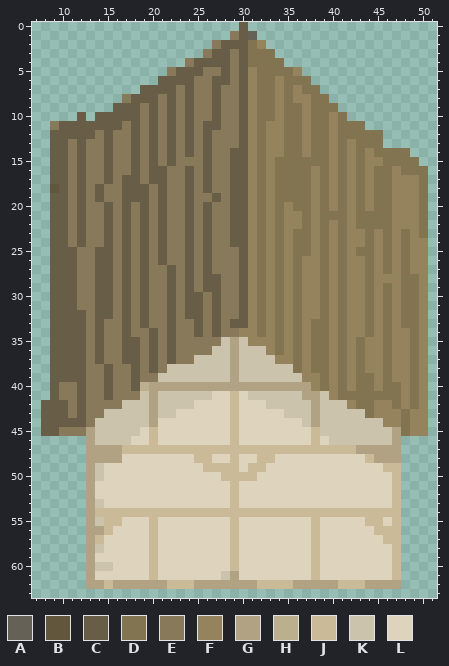
Sprite sheet: RTSJam/RTSJamContent/build/university0.png. This is how it looked before the edit.
The file is 60x65 pixels. Colours within 5 levels of each other are drawn and written as one. Shown: x 7..51, y 0..63.
Palette (. is transparent): A #666156  B #62563c  C #685e47  D #827351  E #877959  F #94835c  G #b0a283  H #bcaf8e  J #caba98  K #ccc3ad  L #ded4bd
Pixels before, first column x 8:
 0 ......................C....................
 1 .....................ECA...................
 2 ...................ECCCDF..................
 3 ..................ECCECDDD.................
 4 ................ECCCCECDDDD................
 5 ..............ECCCEECECFDDDDF..............
 6 .............CCCCEECCECFDDFDDD.............
 7 ...........CCCCECEECEECFDDFDFDD............
 8 .........ECCCECECEECEECFDDFDFFDD...........
 9 ........CCCECECECEECEECFDDFDDFDDD..........
10 ....C.CCCCCECECECEECEECFDDFDDFDDFD.........
11 .ECCCCCCCECECECECECCEECFDFFDDFDDFDDD.......
12 .CCCCCECEECECECECECEEECFDFFDDFDDFDDDDD.....
13 .CCECEECEECECECECECEEECFDFFDDFDDFDFDDD.....
14 .CCECEECEECECECECECEECCFDFFDDFDDFDFDFDDDD..
15 .CCECEECEECECECEEECEECCFDFDDDDDDFDFDFFDDDD.
16 .CCECEECEECECCEECECEECCFDFDDDDFDFDFDFDDFDDD
17 .CCECEECECCECCEECECEECCFDFDDDDFDFDFDFDDFFFD
18 .BCECECEECCCECEECECEECCFDFDDDDFDFDFDFDDFFFD
19 .CCECECEECCCECEECEECECCFDFDDDDFDFDFDFDDFFFD
20 .CCECEECECECECEECECEECCFDFDFDDFDFDFDFDDFFFD
21 .CCECEECECECECEECECEECCFDFDFFDFDDDFDDDDFFFD
22 .CCECEECECECECEECECEECCFDFDFFDFDFDFDDDDFFFD
23 .CCECEECECECECEECECEECCFDFDFDDFDFDFFDFDFDFD
24 .CCECEECECECECEECECEECCFDFDFDDFDFDFFDFDFDFF
25 .CCCEECCECECECEECECEEECFDFDFDDFDFDFDDFDFDFF
26 .CCCEECCECECECEECECEEECFDFDFDFFDFDFFDFDFDFF
27 .CCCEECCECECEECECECEEECFDFDFDFFDFDFFDFDFDFF
28 .CCCEECCECECEECECECCEECFDFDFDFFDFDFFDFFFDDF
29 .CCCEECCECECEECECECCEECFDFDFDFFDFDFFDFDFDDF
30 .CCCEECCECECEECECCECEECFDFDFDFFDFDFFDFDFDDF
31 .CCCEECCECECEECECCECEECFDFDFDFFDFDFFDFDFDDF
32 .CCCCECCECECEECECCECEECFDFDFDFFDFDFFDFDFDDF
33 .CCCCECEECECEECEECECECCFDFDFDFDDFDFFDFDFDDF
34 .CCCCECEECEECECEECECEEFFDFDFDFDDFDFFDFDFFDF
35 .CCCCECEECCECECEEEEEKGKFFFDFDFDDFDFDFFDFFDF
36 .CCCCECEECCECECEEEEKKGKKKFDFDFDDFDFDFFDFFDF
37 .CCCCECEECCECECEEKKKKGKKKKFFDFDDFDFDFFDFFDF
38 .CCCCEECEECECEKKKKKKKGKKKKKKDFDDFDFDFFDFFDF
39 .CCCCEECEECEEKKKKKKKKGKKKKKKKFFDFDFDDFDFFDF
40 .CEECEECEECHGGGGGGGGGGGGGGGGGGFDFDFDDFDDFDF
41 .CEECEECEEEKGKKKKKKLLJLKKKKKKGGKFDDDDDDDFDF
42 CCCECEEEEKKKGKKKKLLLLJLLLKKKKKGKKKFDDFFDFDF
43 CCCECEEKKKKKGKKLLLLLLJLLLLLKKKGKKKKKDFFFDFF
44 CCCCCEKKKKKKGLLLLLLLLJLLLLLLLKGKKKKKKKFFDFF
45 CCEEEGKKKKKLJLLLLLLLLJLLLLLLLLJKKKKKKKKGDFF
46 .....GKKKKLLJLLLLLLLLJLLLLLLLLJLKKKKKKKG...
47 .....GGGGJJJJJJJJJJJJJJJJJJJJJJJJJJGGGGG...
48 .....GGGGLLLLLLLLJJLLJLLJJLLLLLLLLLLJGGG...
49 .....GKLLLLLLLLLLLJJJJLJJLLLLLLLLLLLLLJJ...
50 .....GKLLLLLLLLLLLLLJJJJLLLLLLLLLLLLLLLJ...
51 .....GLLLLLLLLLLLLLLLJLLLLLLLLLLLLLLLLLJ...
52 .....GLLLLLLLLLLLLLLLJLLLLLLLLLLLLLLLLLJ...
53 .....GKLLLLLLLLLLLLLLJLLLLLLLLLLLLLLLLLJ...
54 .....GJJJJJJJJJJJJJJJJJJJJJJJJJJJJJJJJJJ...
55 .....GKJJLLLJLLLLLLLLJLLLLLLLLJLLLLLJJLJ...
56 .....GGJLLLLJLLLLLLLLJLLLLLLLLJLLLLLLJJJ...
57 .....GJLLLLLJLLLLLLLLJLLLLLLLLJLLLLLLLJJ...
58 .....GKLLLLLJLLLLLLLLJLLLLLLLLJLLLLLLLLJ...
59 .....GLLLLLLJLLLLLLLLJLLLLLLLLJLLLLLLLLJ...
60 .....GKKLLLLJLLLLLLLLJLLLLLLLLJLLLLLLLLJ...
61 .....GLLLLLLJLLLLLLLKGLLLLLLLLJLLLLLLLLJ...
62 .....GGJGGGGGGJJJGGGGGGGJJJJGGGGGJJJGGGG...
After the commit:
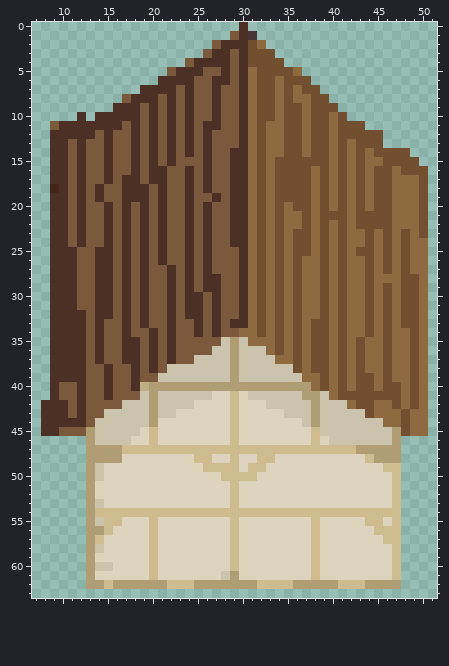
Changes in this commit:
colour A: #666156 -> #493438
colour B: #62563c -> #44251a
colour C: #685e47 -> #4c3025
colour D: #827351 -> #734f31
colour E: #877959 -> #7a593c
colour F: #94835c -> #8d6a40
colour G: #b0a283 -> #b19d73
colour H: #bcaf8e -> #beae81
colour J: #caba98 -> #cebc8f
Boxes around the changes in both pictures, in picture pixels (x1, y1, x2, y2):
changed: (41, 22, 428, 589)
